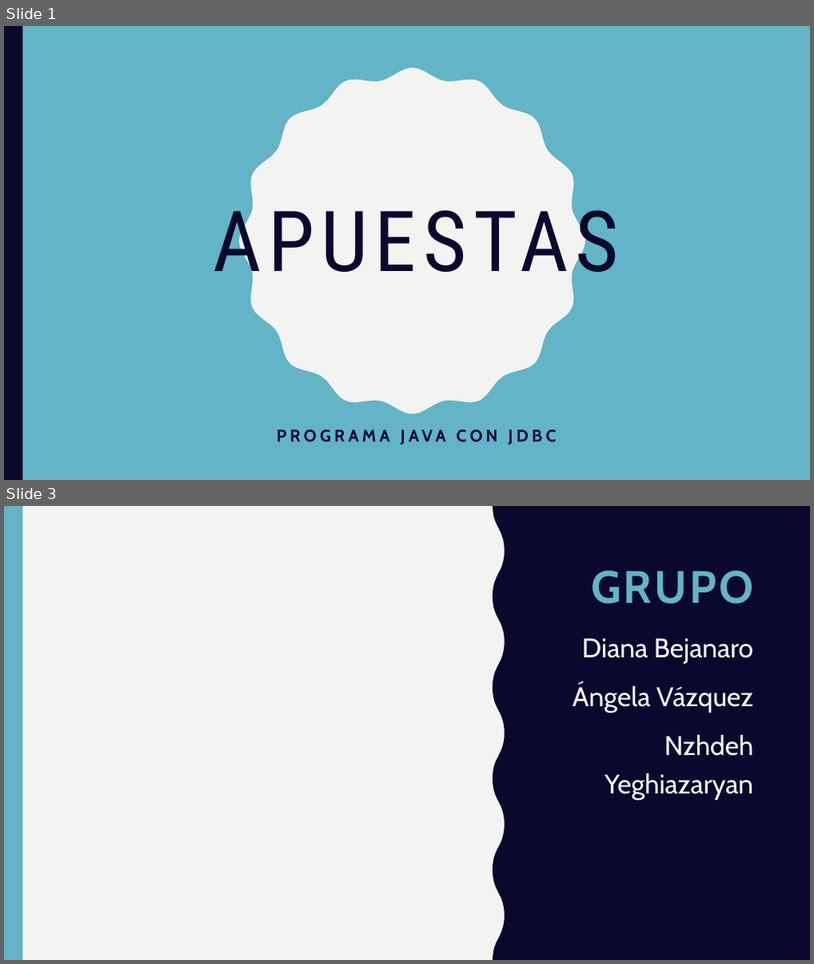
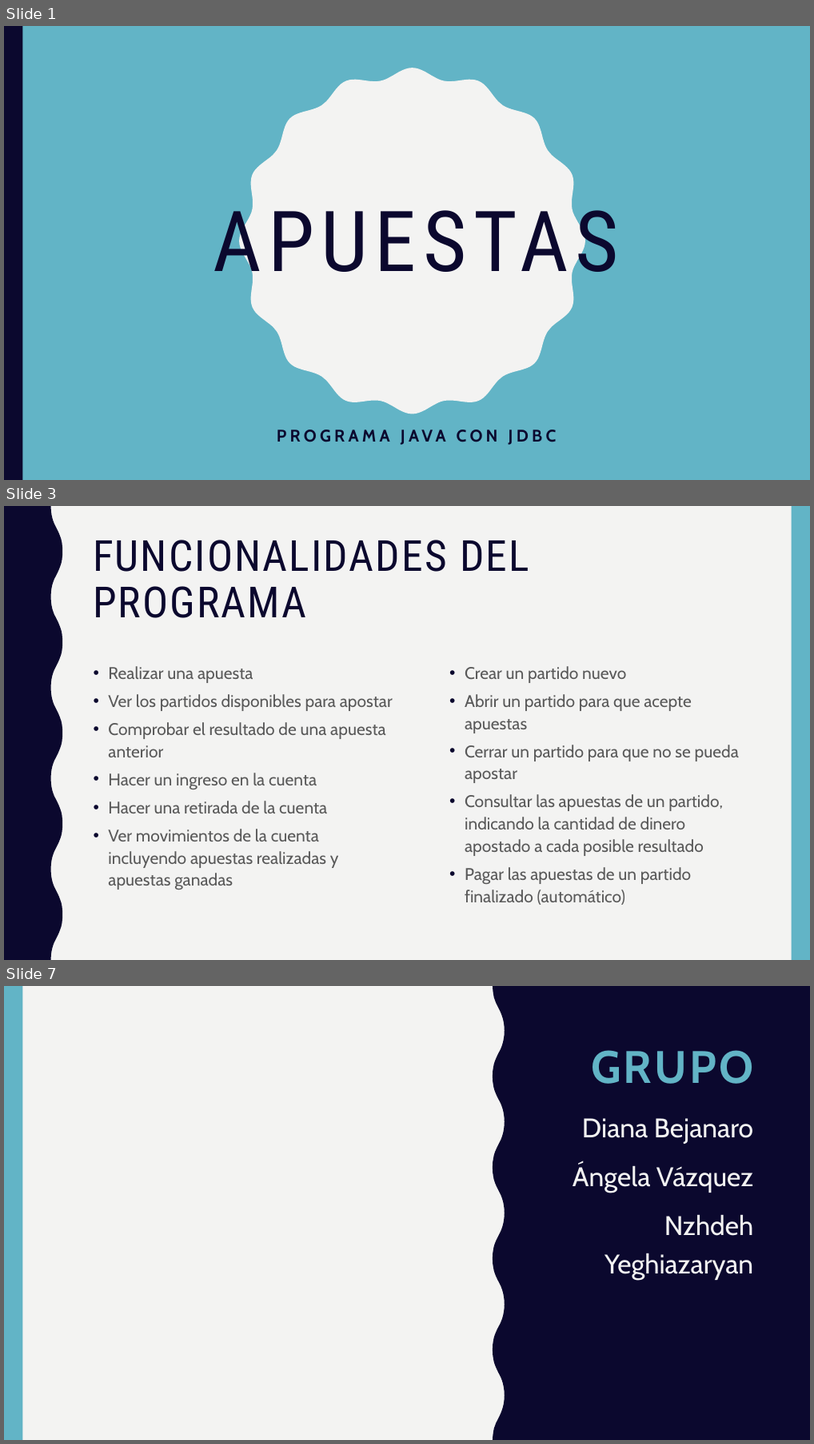
Before and after one commit to randomkwiz/ejercicioApuestasJDBC, a slide deck: ApuestasJDBC.pptx. Shown one above the other, each under a label of ours: slides 1 and 3 before the commit, slides 1, 3 and 7 after it; the slides between them are not shown. The pictures are 814x964 and 814x1444 pixels, drawn with LibreOffice and Linux fonts; fonts in the diff are those of the drawing. Boxes give left, top, right and bottom in pixels: in the first picture for what was removed or moved away, otherwise in the second. Text is boxed around its words. In the diff, an @@ line names an element or a change of style, - is before the commit and + after.

Commit message:
actualizacion
falta pulir funcionalidad insertar apuesta

```diff
--- a/ApuestasJDBC.pptx
+++ b/ApuestasJDBC.pptx
@@ slide 3 added at bbox=[4, 506, 810, 960], background #F3F3F2 @@
@@ freeform shape added at bbox=[4, 506, 62, 960], fill #0B082E @@
@@ rectangle added at bbox=[792, 506, 810, 960], fill #62B4C6 @@
@@ title added at bbox=[93, 540, 530, 618], 51 pt, text #0B082E @@
+FUNCIONALIDADES DEL PROGRAMA
@@ text added at bbox=[108, 666, 393, 889], 20 pt, text #595959 @@
+• Realizar una apuesta
+• Ver los partidos disponibles para apostar
+• Comprobar el resultado de una apuesta anterior
+• Hacer un ingreso en la cuenta
+• Hacer una retirada de la cuenta
+• Ver movimientos de la cuenta incluyendo apuestas realizadas y apuestas ganadas
@@ text added at bbox=[465, 666, 739, 904], 20 pt, text #595959 @@
+• Crear un partido nuevo
+• Abrir un partido para que acepte apuestas
+• Cerrar un partido para que no se pueda apostar
+• Consultar las apuestas de un partido, indicando la cantidad de dinero apostado a cada posible resultado
+• Pagar las apuestas de un partido finalizado (automático)
@@ what was slide 3 is now slide 7 @@
```
Also in this commit, not shown: 1 slide changed, 3 other slides added, 2 other files.
